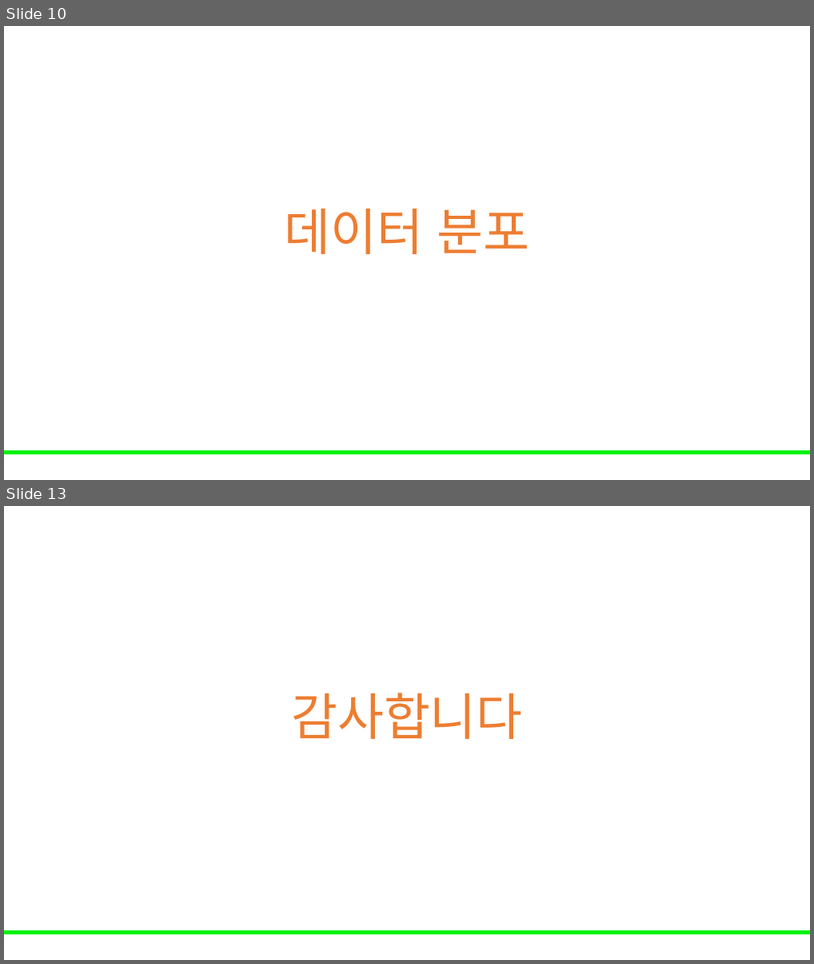
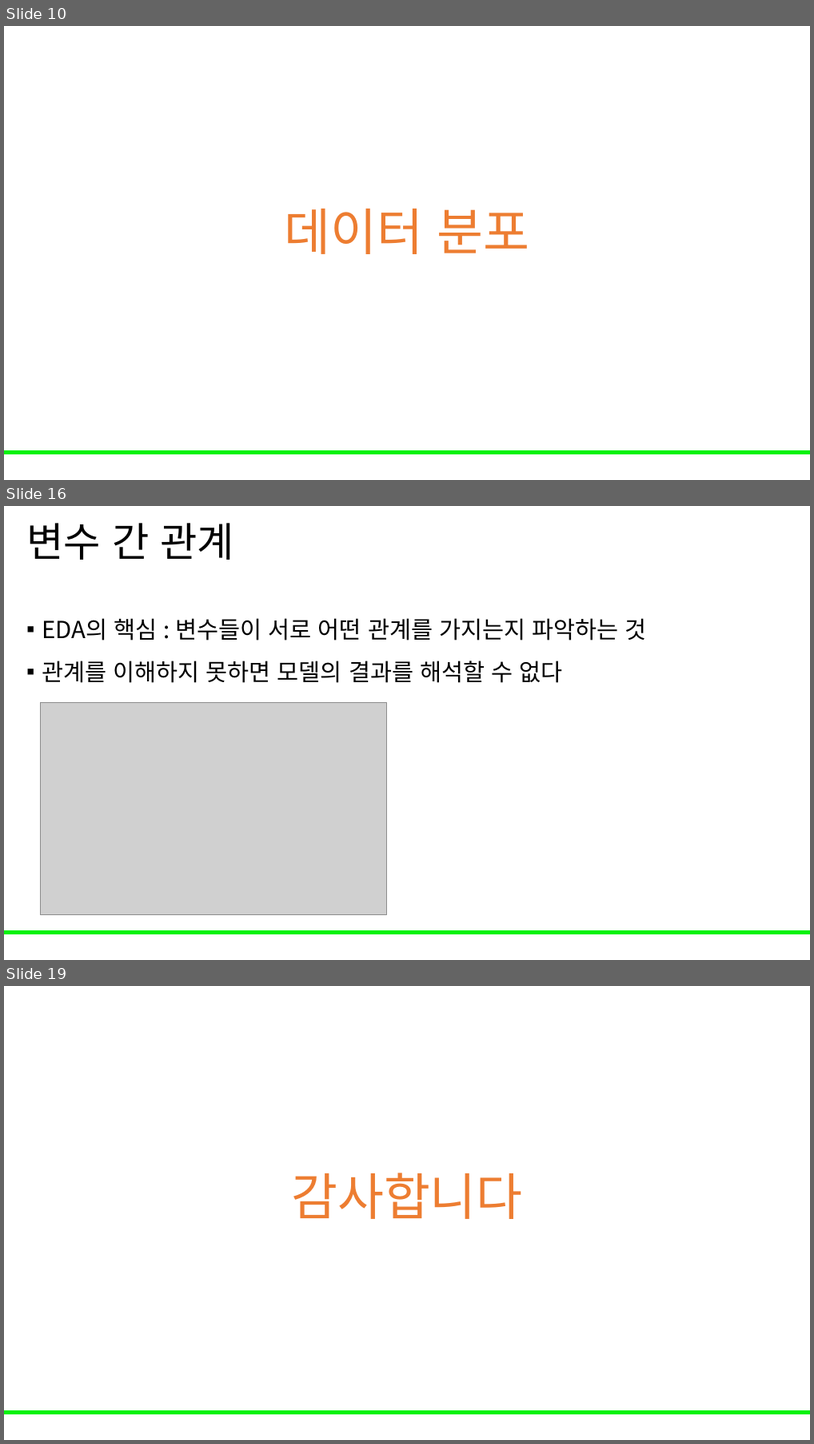
Before and after one commit to Leader-Lesson/KDT_RE_5th, a slide deck: material/5_AI/04_데이터 전처리와 EDA 기초.pptx. Shown one above the other, each under a label of ours: slides 10 and 13 before the commit, slides 10, 16 and 19 after it; the slides between them are not shown. The pictures are 814x964 and 814x1444 pixels, drawn with LibreOffice and Linux fonts; fonts in the diff are those of the drawing; grey boxes stand for pictures; background and template pictures are left out. Boxes give left, top, right and bottom in pixels: in the first picture for what was removed or moved away, otherwise in the second. Text is boxed around its words. In the diff, an @@ line names an element or a change of style, - is before the commit and + after.

```diff
--- a/material/5_AI/04_데이터 전처리와 EDA 기초.pptx
+++ b/material/5_AI/04_데이터 전처리와 EDA 기초.pptx
@@ slide 16 added at (x1=4, y1=506, x2=810, y2=960), background #FFFFFF; not listed: 1 template element that a slide beside it also shows @@
@@ title added at (x1=26, y1=523, x2=235, y2=560), 48 pt, text #000000 @@
+변수 간 관계
@@ text added at (x1=42, y1=618, x2=647, y2=683), 28 pt, text #000000 @@
+▪ EDA의 핵심 : 변수들이 서로 어떤 관계를 가지는지 파악하는 것
+▪ 관계를 이해하지 못하면 모델의 결과를 해석할 수 없다
@@ picture added at (x1=40, y1=702, x2=386, y2=914) @@
@@ what was slide 13 is now slide 19 @@
```
Also in this commit, not shown: 5 slides changed, 5 other slides added.
